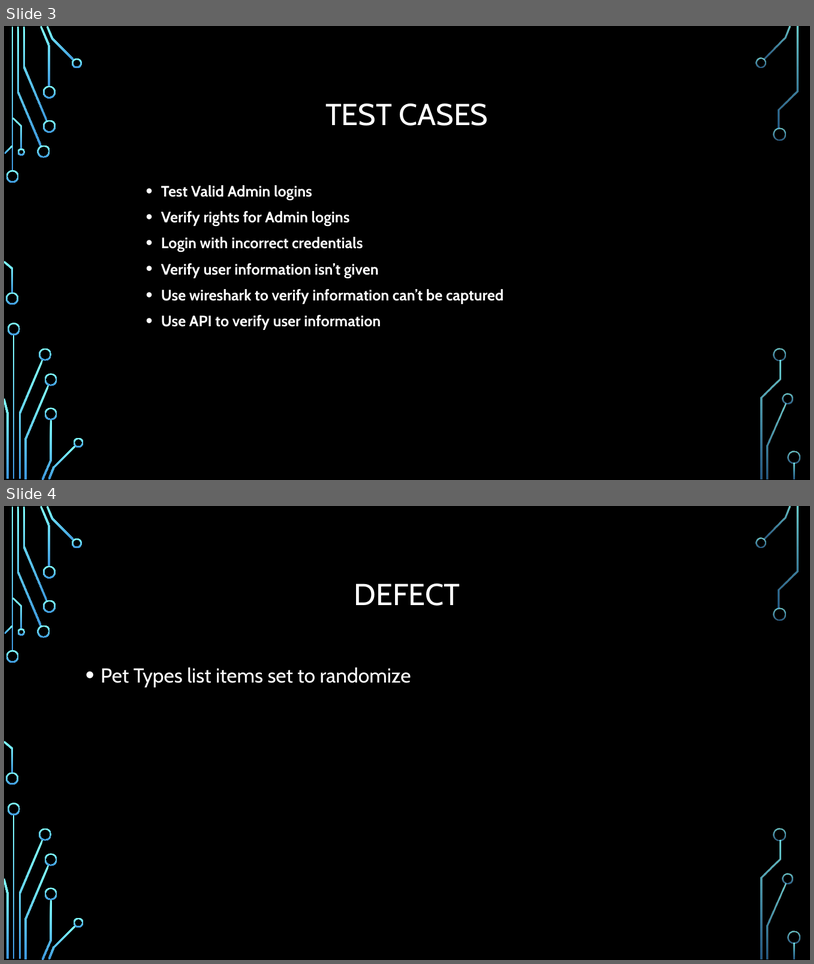
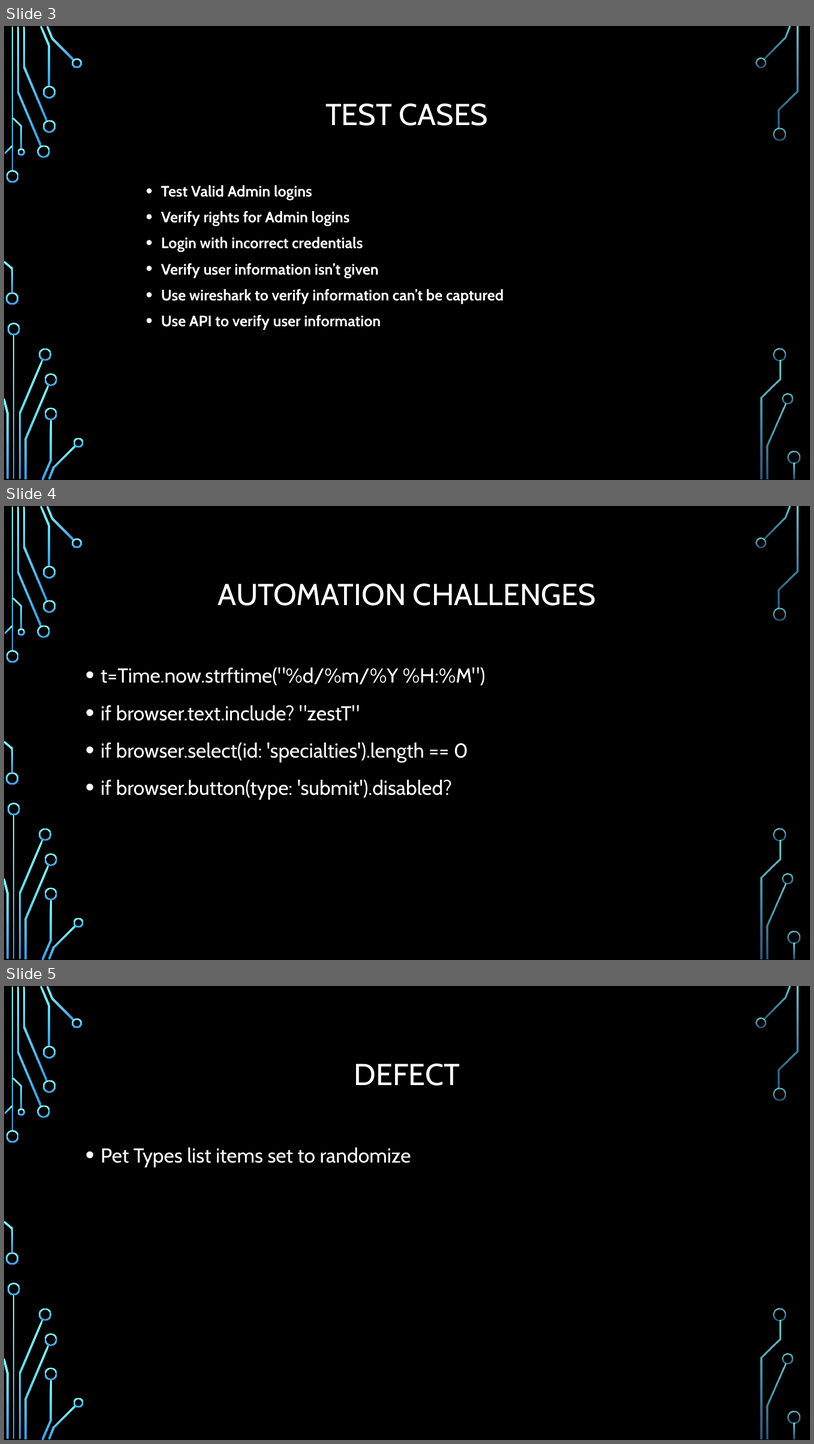
Before and after one commit to Johnferguson1440/Class12Capstone, a slide deck: Capstone presentation.pptx. Shown one above the other, each under a label of ours: slides 3 and 4 before the commit, slides 3, 4 and 5 after it. The pictures are 814x964 and 814x1444 pixels, drawn with LibreOffice and Linux fonts; fonts in the diff are those of the drawing; background and template pictures are left out. Boxes give left, top, right and bottom in pixels: in the first picture for what was removed or moved away, otherwise in the second. Text is boxed around its words. In the diff, an @@ line names an element or a change of style, - is before the commit and + after.

Commit message:
updated presentation

```diff
--- a/Capstone presentation.pptx
+++ b/Capstone presentation.pptx
@@ slide 4 added at (x1=4, y1=506, x2=810, y2=960), background picture (left out); not listed: 36 template elements that a slide beside it also shows @@
@@ title added at (x1=218, y1=583, x2=596, y2=606), 36 pt, text #FFFFFF @@
+AUTOMATION CHALLENGES
@@ text added at (x1=101, y1=667, x2=485, y2=799), 24 pt, text #FFFFFF @@
+• t=Time.now.strftime("%d/%m/%Y %H:%M")
+• if browser.text.include? "zestT"
+• if browser.select(id: 'specialties').length == 0
+• if browser.button(type: 'submit').disabled?
@@ what was slide 4 is now slide 5 @@
```
Also in this commit, not shown: 1 slide changed.
